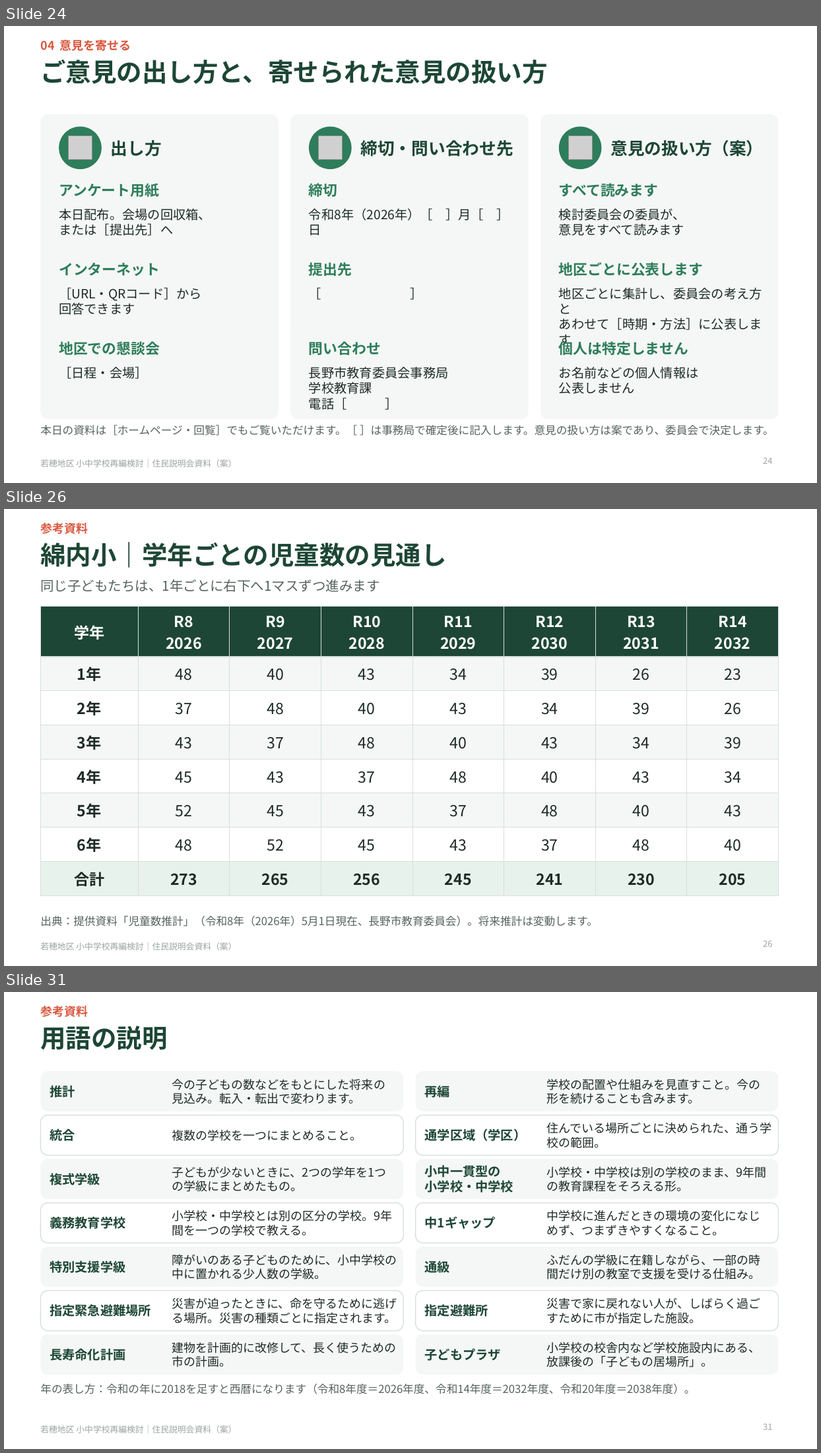
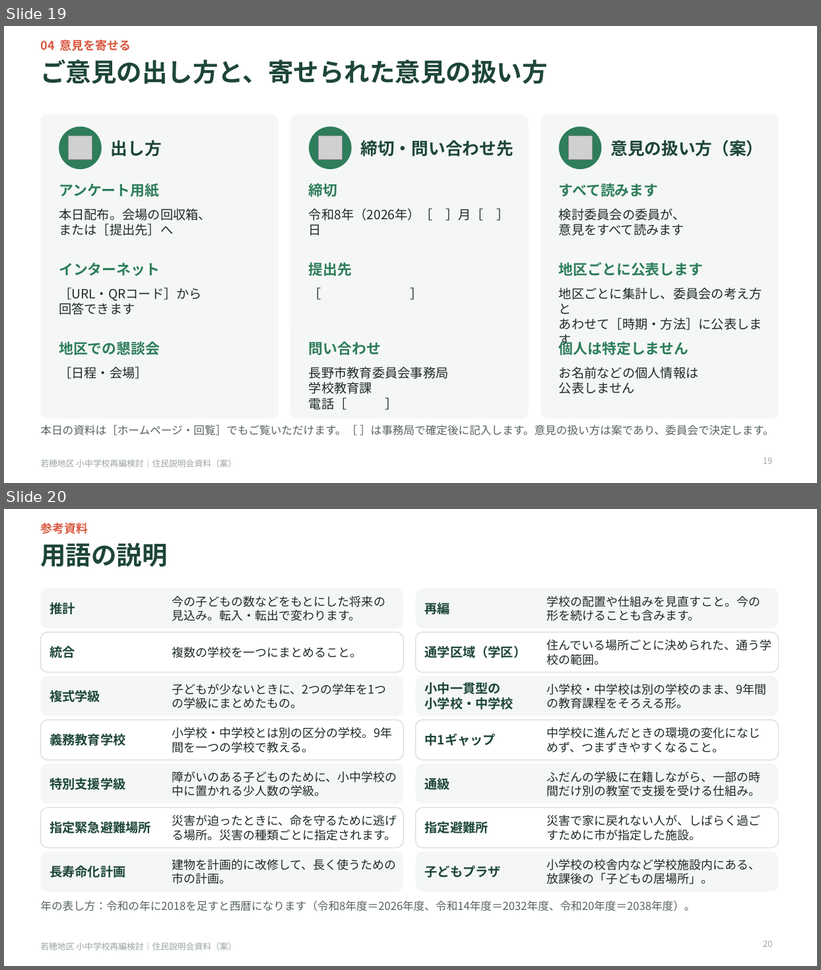
Before and after one commit to Masaki12008/GS, a slide deck: output/若穂地区_住民説明会資料_配布用短縮版.pptx. Shown one above the other, each under a label of ours: slides 24, 26 and 31 before the commit, slides 19 and 20 after it; the slides between them are not shown. The pictures are 821x1453 and 821x970 pixels, drawn with LibreOffice and Linux fonts; fonts in the diff are those of the drawing; grey boxes stand for pictures. Boxes give left, top, right and bottom in pixels: in the first picture for what was removed or moved away, otherwise in the second. Text is boxed around its words. In the diff, an @@ line names an element or a change of style, - is before the commit and + after.

```diff
--- a/output/若穂地区_住民説明会資料_配布用短縮版.pptx
+++ b/output/若穂地区_住民説明会資料_配布用短縮版.pptx
@@ slide 26 removed at box(4, 509, 817, 966), background #FFFFFF; not listed: 1 template element that a slide beside it also shows @@
@@ text removed at box(40, 522, 88, 534) @@
-参考資料
@@ title removed at box(40, 542, 446, 568) @@
-綿内小｜学年ごとの児童数の見通し
@@ text removed at box(40, 580, 380, 592) @@
-同じ子どもたちは、1年ごとに右下へ1マスずつ進みます
@@ table removed at box(40, 607, 779, 889), 8 rows, 8 columns @@
-学年 | R8 / 2026 | R9 / 2027 | R10 / 2028 | R11 / 2029 | R12 / 2030 | R13 / 2031 | R14 / 2032
-1年 | 48 | 40 | 43 | 34 | 39 | 26 | 23
-2年 | 37 | 48 | 40 | 43 | 34 | 39 | 26
-3年 | 43 | 37 | 48 | 40 | 43 | 34 | 39
-4年 | 45 | 43 | 37 | 48 | 40 | 43 | 34
-5年 | 52 | 45 | 43 | 37 | 48 | 40 | 43
-6年 | 48 | 52 | 45 | 43 | 37 | 48 | 40
-合計 | 273 | 265 | 256 | 245 | 241 | 230 | 205
@@ text removed at box(40, 916, 598, 927) @@
-出典：提供資料「児童数推計」（令和8年（2026年）5月1日現在、長野市教育委員会）。将来推計は変動します。
@@ page number removed at box(763, 941, 772, 947) @@
-26
@@ what was slide 24 is now slide 19 @@
@@ page number at box(763, 458, 772, 464): text changed @@
-24
+19
@@ what was slide 31 is now slide 20 @@
@@ page number at box(763, 941, 772, 947): text changed @@
-31
+20
```
Also in this commit, not shown: 1 slide changed, 10 other slides removed, 3 other files.
